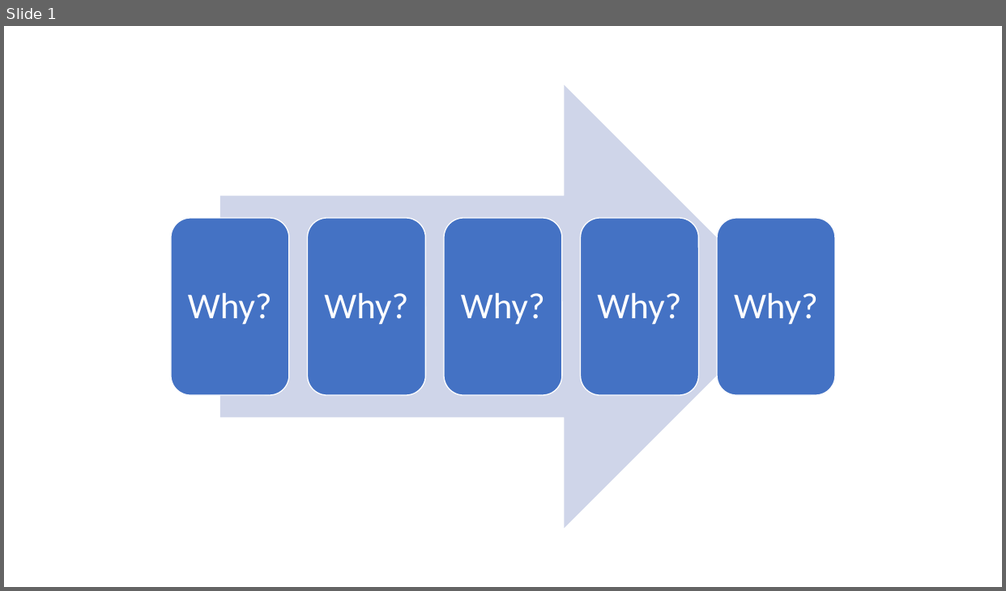
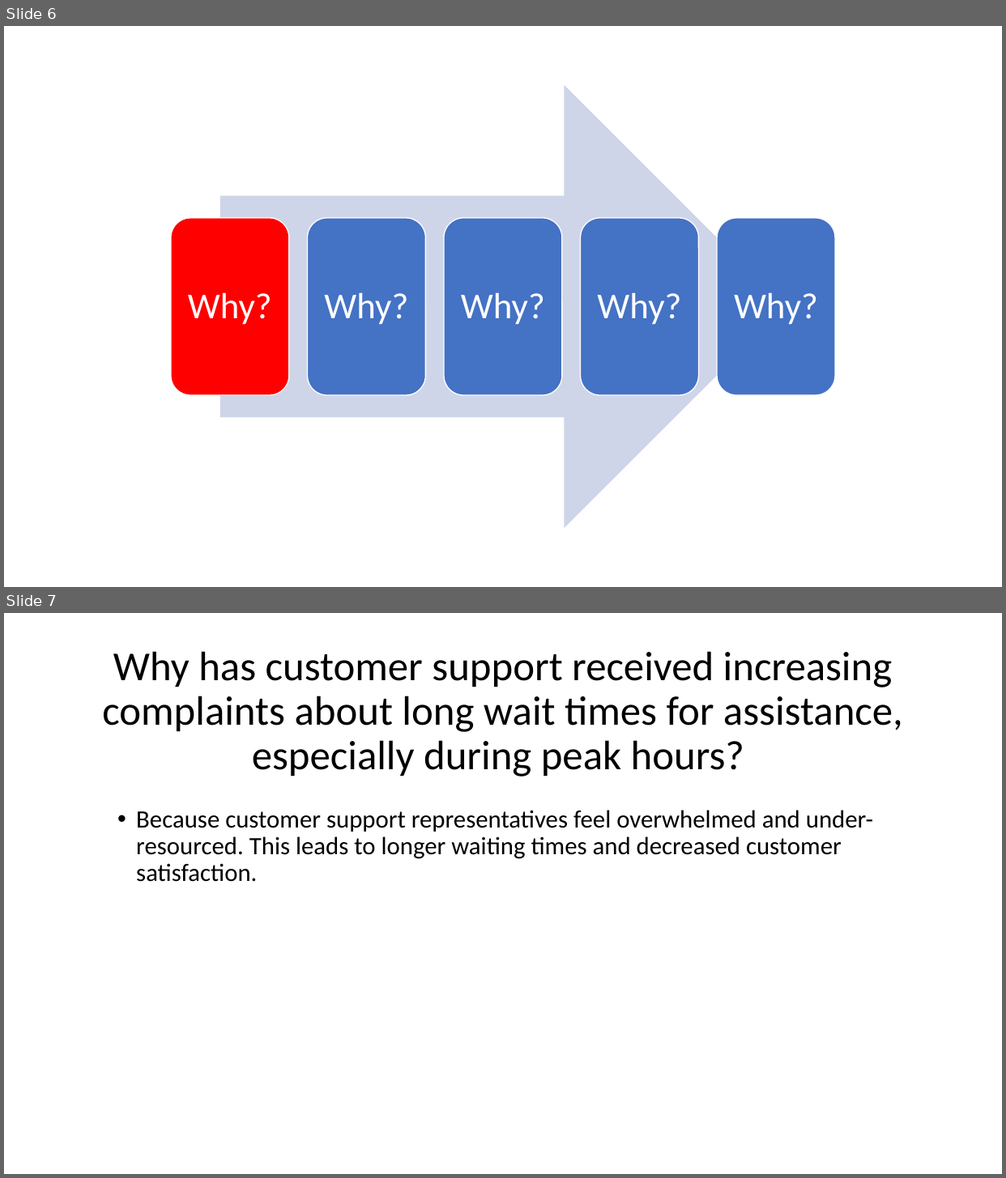
Before and after one commit to Fora1030/data-structures, a slide deck: other/Root Cause Analysis Templates (1).pptx. Shown one above the other, each under a label of ours: slide 1 before the commit, slides 6 and 7 after it. The pictures are 1006x591 and 1006x1178 pixels, drawn with LibreOffice and Linux fonts; fonts in the diff are those of the drawing. Boxes give left, top, right and bottom in pixels: in the first picture for what was removed or moved away, otherwise in the second. Text is boxed around its words. In the diff, an @@ line names an element or a change of style, - is before the commit and + after.

```diff
--- a/other/Root Cause Analysis Templates (1).pptx
+++ b/other/Root Cause Analysis Templates (1).pptx
@@ slide 7 added at bbox=[4, 613, 1002, 1174], background #FFFFFF @@
@@ title added at bbox=[102, 651, 903, 777], 39.6 pt, text #000000 @@
+Why has customer support received increasing complaints about long wait times for assistance, especially during peak hours?
@@ text added at bbox=[136, 810, 873, 882], 24 pt, text #000000 @@
+  • Because customer support representatives feel overwhelmed and under-resourced. This leads to longer waiting times and decreased customer satisfaction.
@@ what was slide 1 is now slide 6 @@
@@ slide 6 changed as well @@
@@ rounded rectangle at bbox=[171, 218, 289, 395]: fill #4472C4 to #FF0000 @@
```
Also in this commit, not shown: 18 other slides added, 2 other files.
